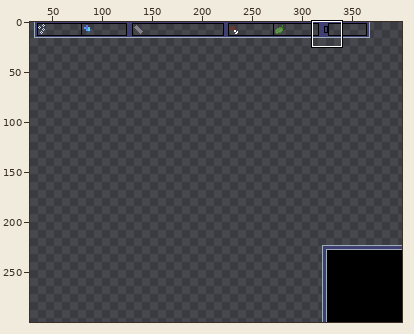
A sprite sheet gets an edit: data/images/guid.png. Above, an overview of the earlier version with the close-up marked.
Close-up. Before:
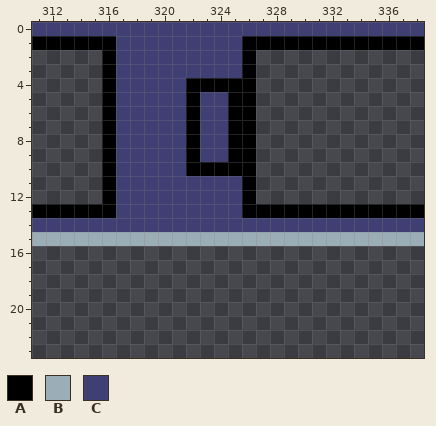
The file is 400x300 pixels. Shown: x 311..338, y 0..23. The wide view leaves out empty margins. The commit also changed other parts of the picture, which this record leaves out.
Palette (. is transparent): A #000000  B #9badb7  C #3f3f74
Pixels before, first column x 311:
 0 CCCCCCCCCCCCCCCCCCCCCCCCCCCC
 1 AAAAAACCCCCCCCCAAAAAAAAAAAAA
 2 .....ACCCCCCCCCA............
 3 .....ACCCCCCCCCA............
 4 .....ACCCCCAAAAA............
 5 .....ACCCCCACCAA............
 6 .....ACCCCCACCAA............
 7 .....ACCCCCACCAA............
 8 .....ACCCCCACCAA............
 9 .....ACCCCCACCAA............
10 .....ACCCCCAAAAA............
11 .....ACCCCCCCCCA............
12 .....ACCCCCCCCCA............
13 AAAAAACCCCCCCCCAAAAAAAAAAAAA
14 CCCCCCCCCCCCCCCCCCCCCCCCCCCC
15 BBBBBBBBBBBBBBBBBBBBBBBBBBBB
And afterwards:
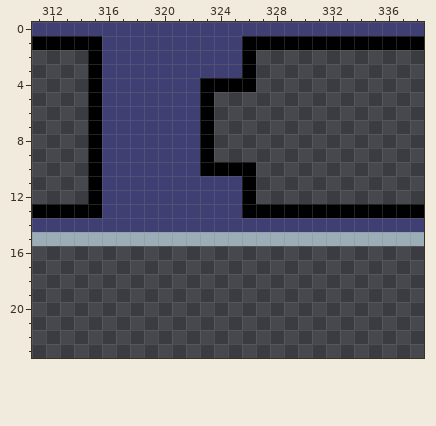
Changes in this commit:
Changed rows in their new state; - is an unchanged pixel.
first column x 315:
 1 -C----------
 2 AC----------
 3 AC----------
 4 AC-----C----
 5 AC-----CA...
 6 AC-----CA...
 7 AC-----CA...
 8 AC-----CA...
 9 AC-----CA...
10 AC-----C----
11 AC----------
12 AC----------
13 -C----------
Pixel boxes of the changes (left, top, right, bottom) in both close-ups:
changed: (88, 36, 116, 218)
changed: (186, 78, 256, 176)
